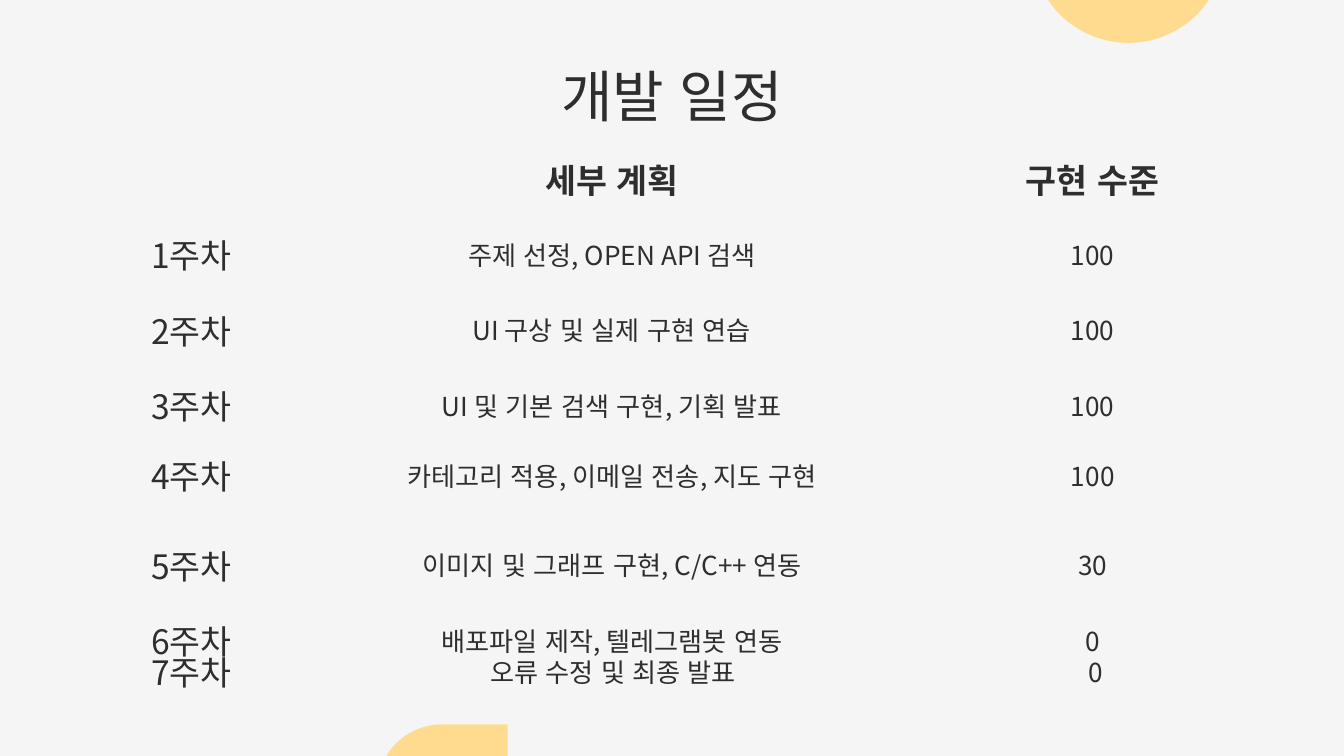
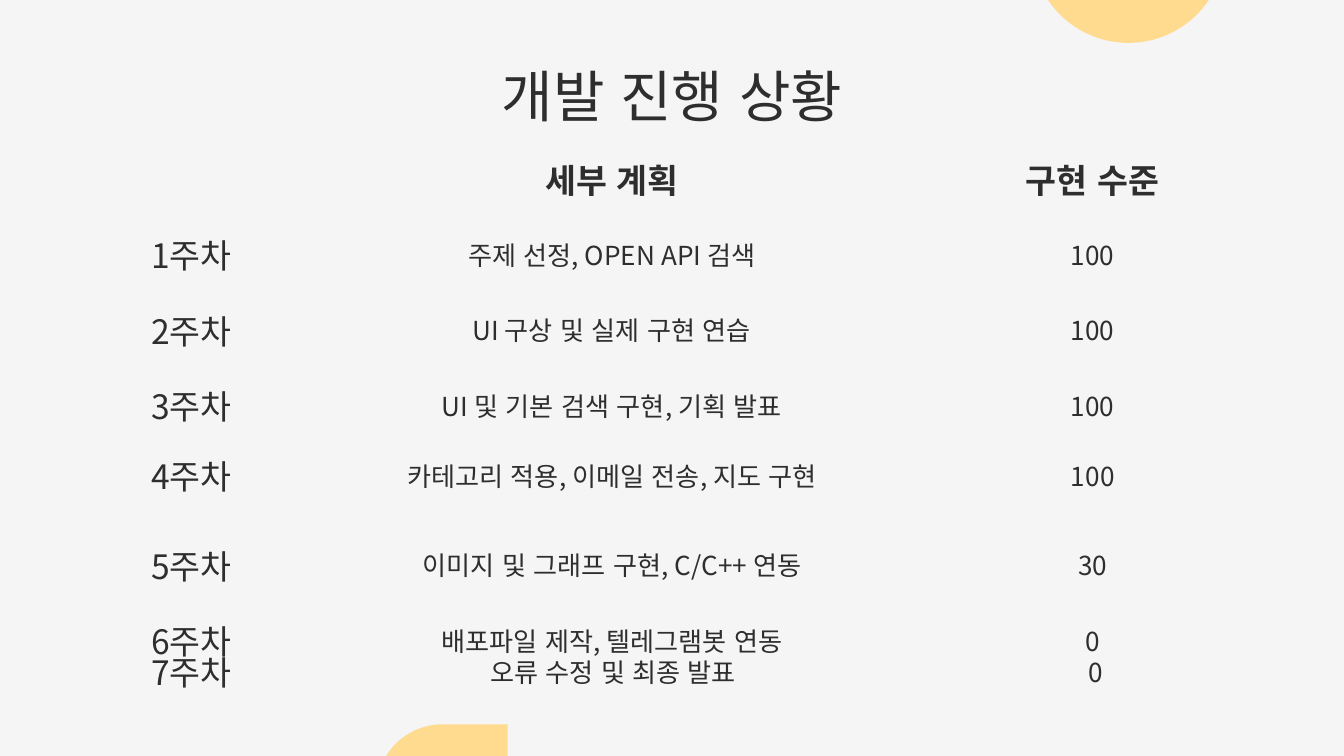
Before and after one commit to bjh0806/scriptlang, a slide deck: slide 6 of 한국공학-게임-스크립트언어-2020180018-중간발표.pptx. Drawn at 1344x756 pixels with LibreOffice and Linux fonts; fonts in the diff are those of the drawing. Boxes give left, top, right and bottom in pixels: in the first picture for what was removed or moved away, otherwise in the second. Text is boxed around its words. In the diff, an @@ line names an element or a change of style, - is before the commit and + after.

Commit message:
중간 발표 ppt

```diff
--- a/한국공학-게임-스크립트언어-2020180018-중간발표.pptx
+++ b/한국공학-게임-스크립트언어-2020180018-중간발표.pptx
@@ title at bbox=[502, 70, 842, 122]: text changed @@
-개발 일정
+개발 진행 상황
```
